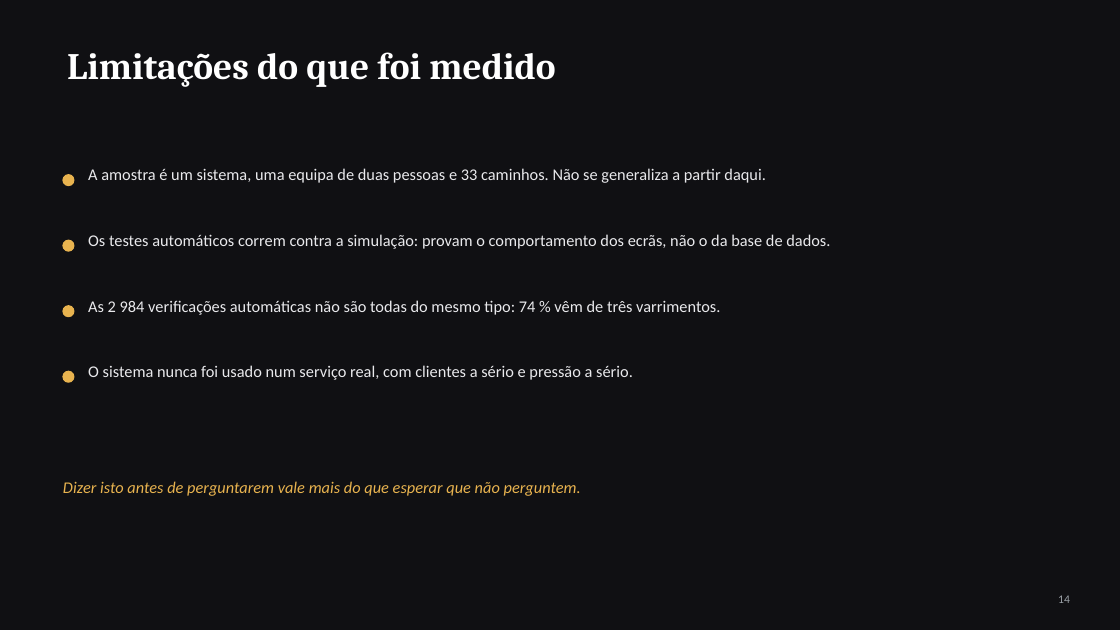
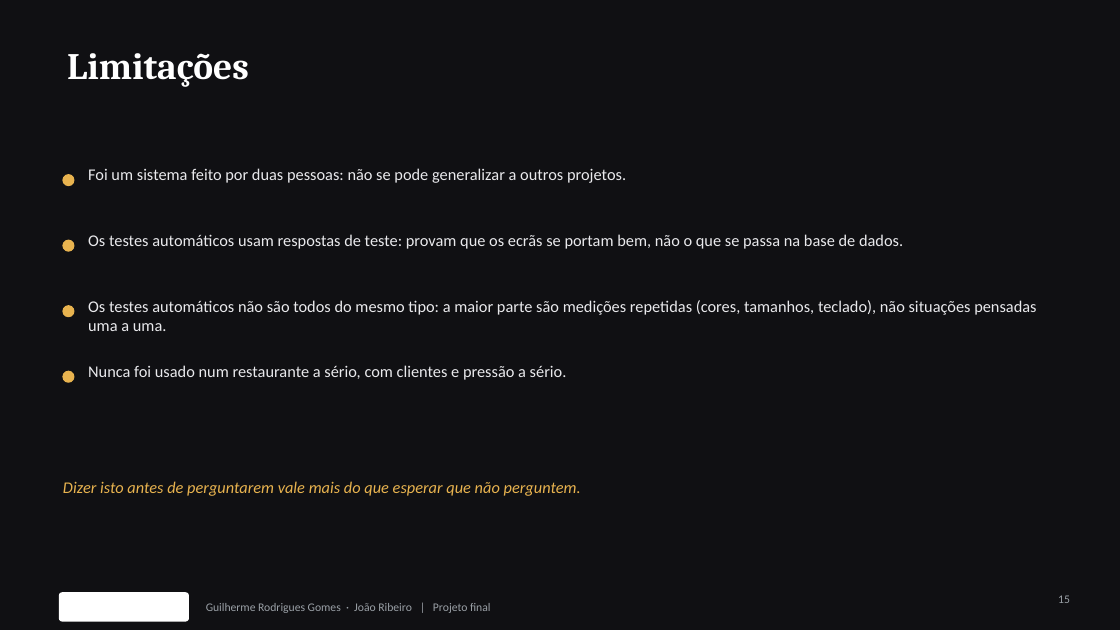
Before and after one commit to Azulindo/Projeto-Final, a slide deck: slide 15 of docs/apresentacao.pptx (slide 14 before the commit). Drawn at 1120x630 pixels with LibreOffice and Linux fonts; fonts in the diff are those of the drawing; background and template pictures are left out. Boxes give left, top, right and bottom in pixels: in the first picture for what was removed or moved away, otherwise in the second. Text is boxed around its words. In the diff, an @@ line names an element or a change of style, - is before the commit and + after.

```diff
--- a/docs/apresentacao.pptx
+++ b/docs/apresentacao.pptx
@@ title at <box>67,53,249,87</box>: text changed @@
-Limitações do que foi medido
+Limitações
@@ text at <box>88,168,626,183</box>: text changed @@
-A amostra é um sistema, uma equipa de duas pessoas e 33 caminhos. Não se generaliza a partir daqui.
+Foi um sistema feito por duas pessoas: não se pode generalizar a outros projetos.
@@ text at <box>88,234,903,249</box>: text changed @@
-Os testes automáticos correm contra a simulação: provam o comportamento dos ecrãs, não o da base de dados.
+Os testes automáticos usam respostas de teste: provam que os ecrãs se portam bem, não o que se passa na base de dados.
@@ text at <box>88,300,1036,331</box>: text changed @@
-As 2 984 verificações automáticas não são todas do mesmo tipo: 74 % vêm de três varrimentos.
+Os testes automáticos não são todos do mesmo tipo: a maior parte são medições repetidas (cores, tamanhos, teclado), não situações pensadas uma a uma.
@@ text at <box>88,365,567,380</box>: text changed @@
-O sistema nunca foi usado num serviço real, com clientes a sério e pressão a sério.
+Nunca foi usado num restaurante a sério, com clientes e pressão a sério.
@@ rounded rectangle added at <box>59,592,189,622</box>, fill #FFFFFF @@
@@ page number at <box>1058,595,1070,603</box>: text changed @@
-14
+15
@@ text added at <box>206,603,490,613</box>, 10 pt, text #9AA0A6 @@
+Guilherme Rodrigues Gomes · João Ribeiro | Projeto final
```
Also in this commit, not shown: 15 other slides changed, 1 slide added.
